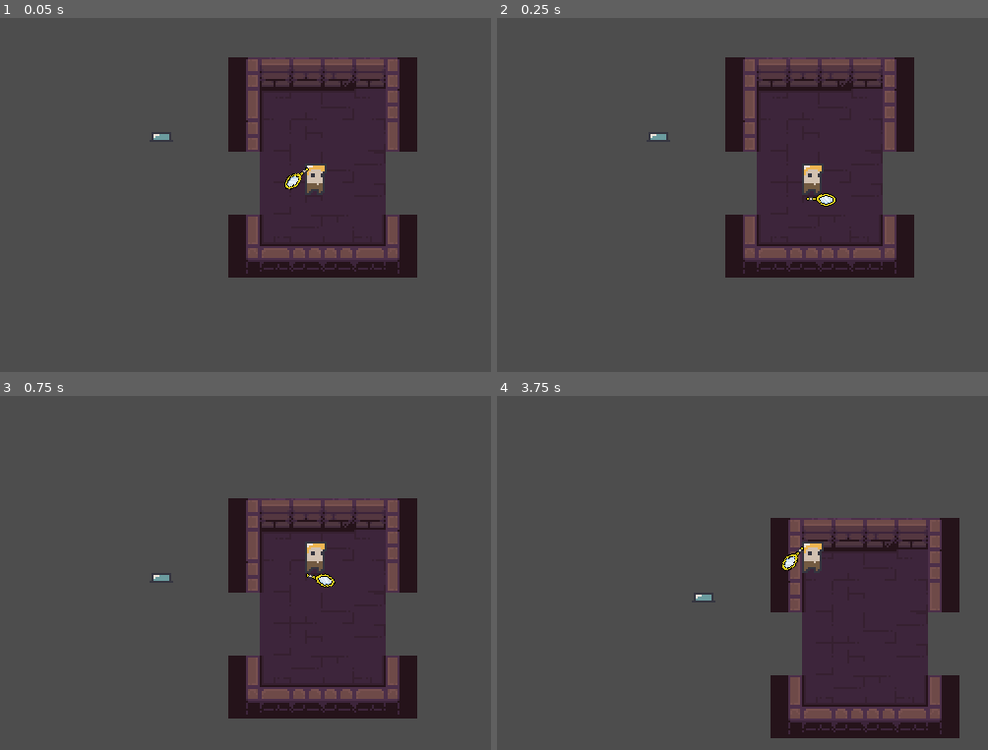
Above: before the commit, frames 1-4 (two rows, left to right).
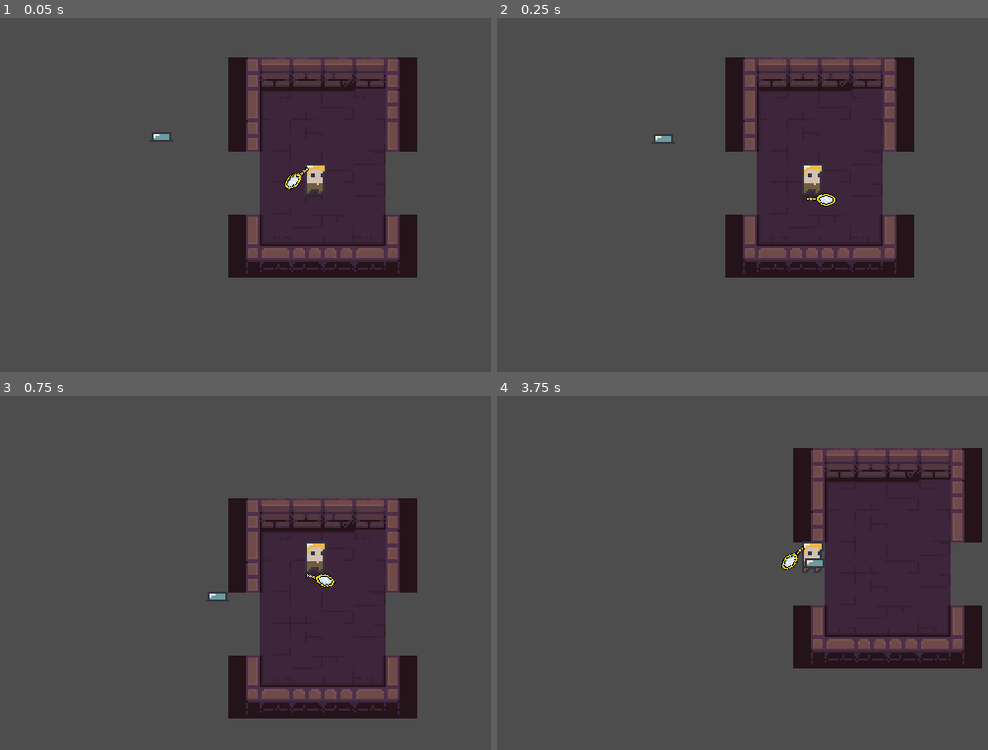
Above: after the commit, the same moments.

Repository: Z3BINI/mirror-attack
Game: Godot game, scene res://scenes/levels/test_level.tscn
Two runs of this game, one before a commit and one after it. Both use one fixed random seed, a clock stepped at 60 frames per second and the inputs below. The project has no main scene, so this scene is started directly.
Inputs (mouse positions are in pixels of both pictures, inside the frame that each line leads up to):
- Up to frame 1 (0.05 s): no input
- Up to frame 2 (0.25 s): no input
- Up to frame 3 (0.75 s): move the mouse to (284, 643) at 0.52 s; hold W (move_up) from 0.53 s (still down); tap F (dash) at 0.6 s
- Up to frame 4 (3.75 s): move the mouse to (outside the picture) at 1.27 s; tap Shift (sprint) at 1.35, 2.85 s; move the mouse to (624, 519) at 2.02 s; release W (move_up) at 2.03 s; hold A (move_left) 2.03-3.53 s; tap F (dash) at 2.1, 3.6 s; tap Enter at 2.75 s; move the mouse to (845, 573) at 2.77 s; move the mouse to (717, 484) at 3.52 s; hold S (move_down) from 3.53 s (still down)

Frame 1 is identical in both runs. In frame 2, less than 0.1% of the frame differs, in the area x 31-36%, y 32-35%; in frame 3, 0.1%; in frame 4, 23%, in the area x 40-99%, y 14-97%.

Commit message:
Corrected enemy collision layers & signals

Diff:
--- a/scenes/enemies/enemy.tscn
+++ b/scenes/enemies/enemy.tscn
@@ -17,6 +17,8 @@
 radius = 78.0577
 
 [node name="Enemy" type="CharacterBody2D"]
+collision_layer = 2
+collision_mask = 4
 motion_mode = 1
 script = ExtResource("1_u6h40")
 
@@ -58,3 +60,6 @@
 [node name="CollisionShape2D" type="CollisionShape2D" parent="PlayerDetector"]
 shape = SubResource("CircleShape2D_2l5yv")
 debug_color = Color(1, 0.741176, 0.298039, 0.419608)
+
+[connection signal="body_entered" from="PlayerDetector" to="." method="_on_player_detector_body_entered"]
+[connection signal="body_exited" from="PlayerDetector" to="." method="_on_player_detector_body_exited"]
